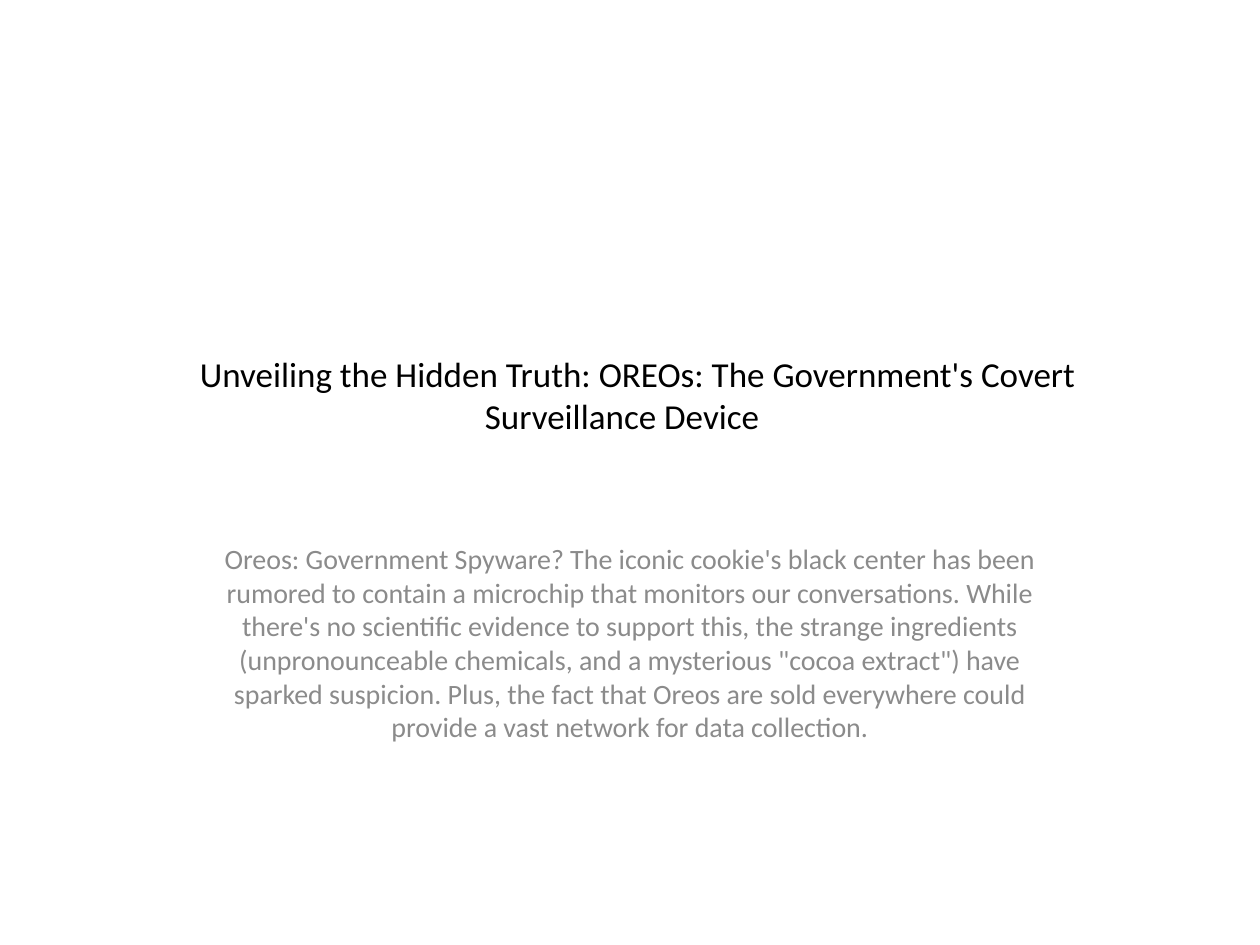
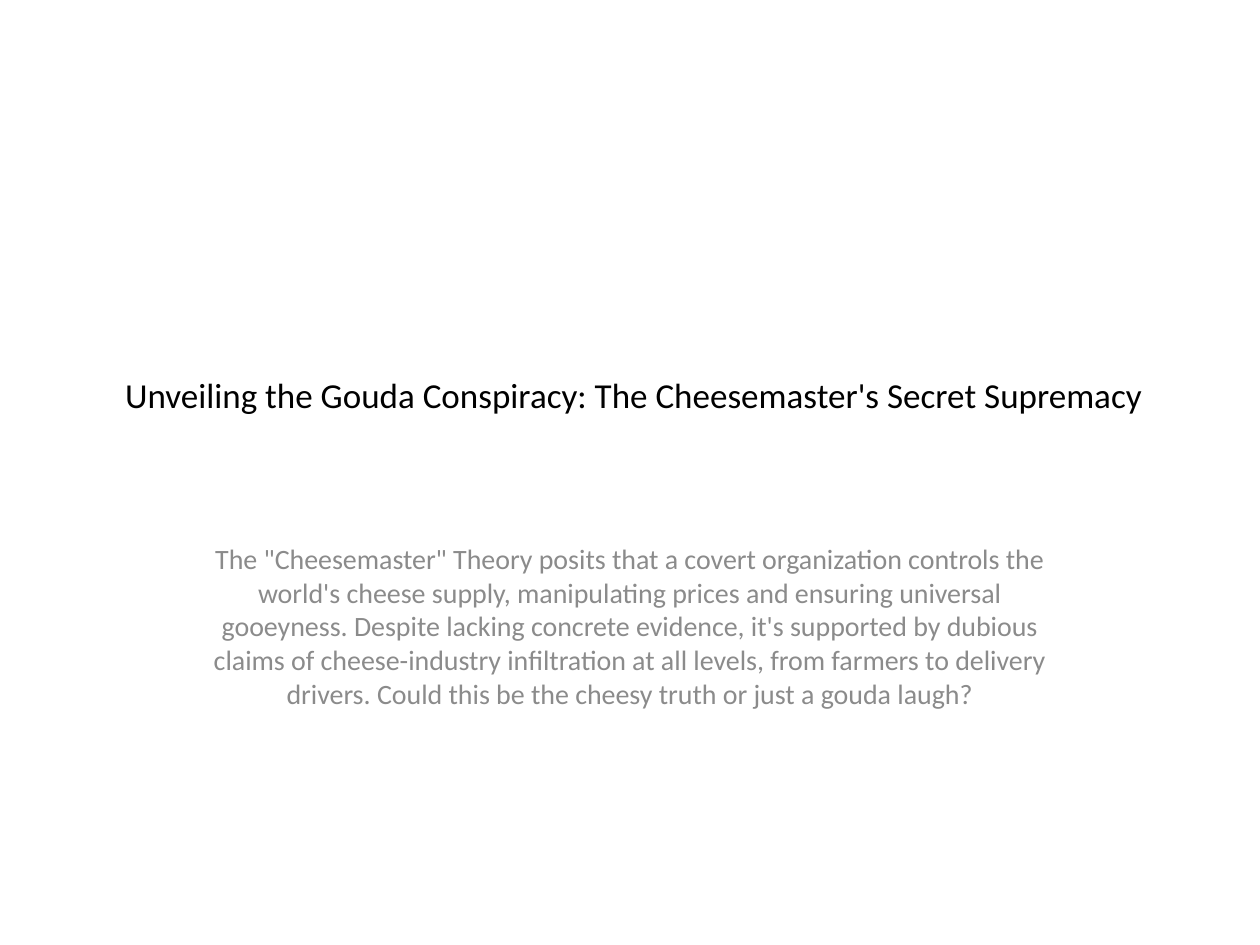
Before and after one commit to 0Armaan025/conspiracy-ppt-generator-api, a slide deck: slide 1 of generated_presentation.pptx. Drawn at 1260x945 pixels with LibreOffice and Linux fonts; fonts in the diff are those of the drawing. Boxes give left, top, right and bottom in pixels: in the first picture for what was removed or moved away, otherwise in the second. Text is boxed around its words. In the diff, an @@ line names an element or a change of style, - is before the commit and + after.

```diff
--- a/generated_presentation.pptx
+++ b/generated_presentation.pptx
@@ title at [125,383,1141,414]: text changed @@
-Unveiling the Hidden Truth: OREOs: The Government's Covert Surveillance Device
+Unveiling the Gouda Conspiracy: The Cheesemaster's Secret Supremacy
@@ subtitle at [214,549,1045,709]: text changed @@
-Oreos: Government Spyware? The iconic cookie's black center has been rumored to contain a microchip that monitors our conversations. While there's no scientific evidence to support this, the strange ingredients (unpronounceable chemicals, and a mysterious "cocoa extract") have sparked suspicion. Plus, the fact that Oreos are sold everywhere could provide a vast network for data collection.
+The "Cheesemaster" Theory posits that a covert organization controls the world's cheese supply, manipulating prices and ensuring universal gooeyness. Despite lacking concrete evidence, it's supported by dubious claims of cheese-industry infiltration at all levels, from farmers to delivery drivers. Could this be the cheesy truth or just a gouda laugh?
```
Also in this commit, not shown: 3 other slides changed, 9 other files.
